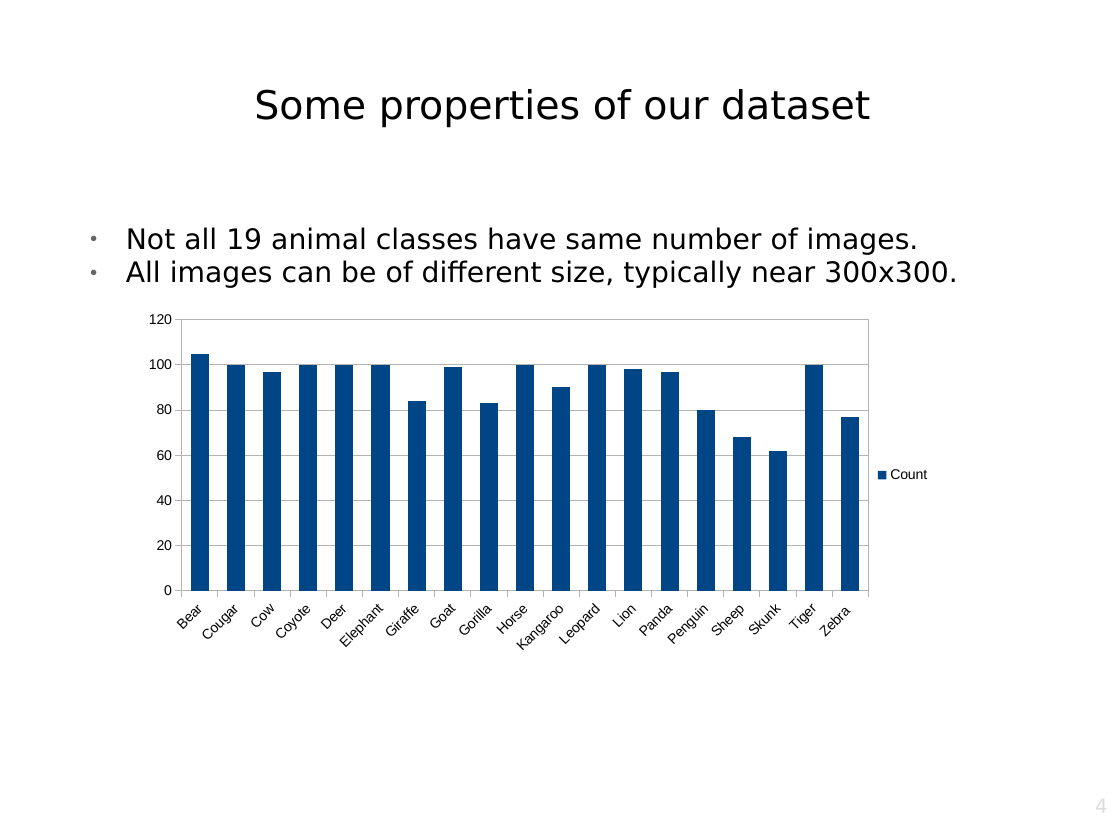
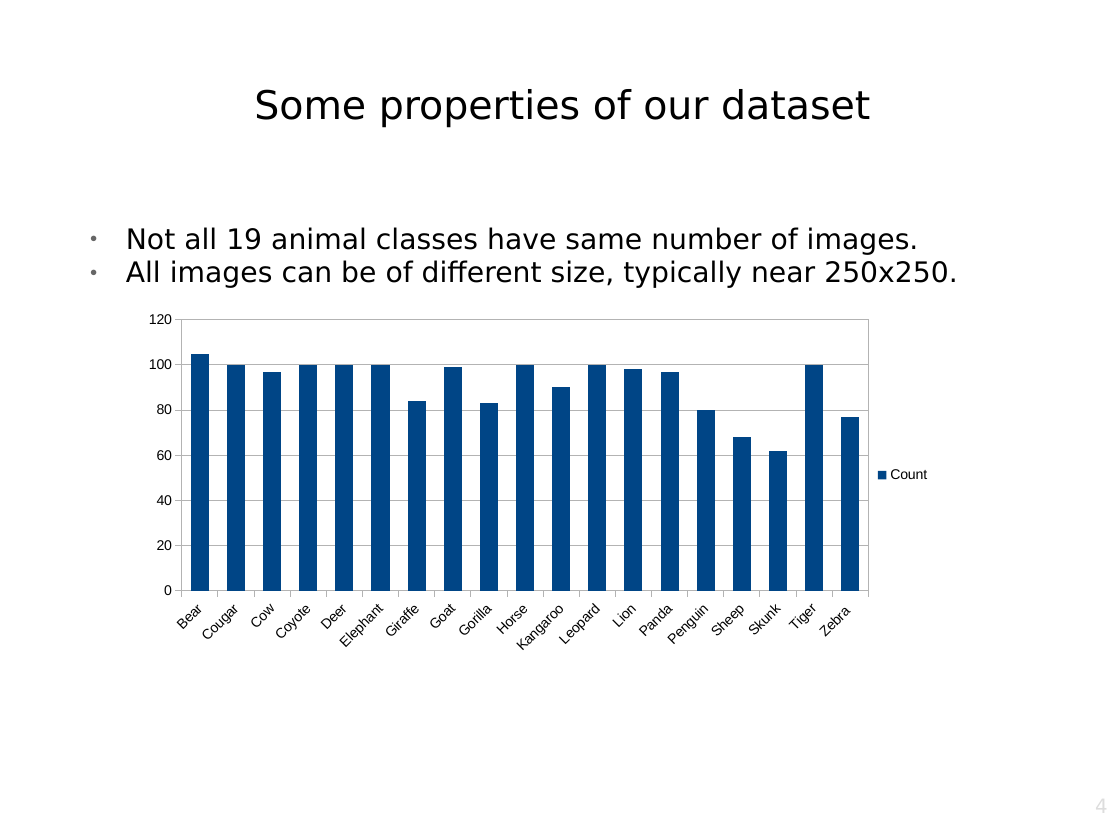
Before and after one commit to srknzl/cmpe462-project, a slide deck: slide 4 of Presentation.odp. Drawn at 1120x840 pixels with LibreOffice and Linux fonts; fonts in the diff are those of the drawing; background and template pictures are left out. Boxes give left, top, right and bottom in pixels: in the first picture for what was removed or moved away, otherwise in the second. Text is boxed around its words. In the diff, an @@ line names an element or a change of style, - is before the commit and + after.

```diff
--- a/Presentation.odp
+++ b/Presentation.odp
@@ text at [126,260,958,288]: text changed @@
-● All images can be of different size, typically near 300x300.
+● All images can be of different size, typically near 250x250.
```
Also in this commit, not shown: 8 other slides changed, 6 slides added, 1 slide removed, 5 other files.
